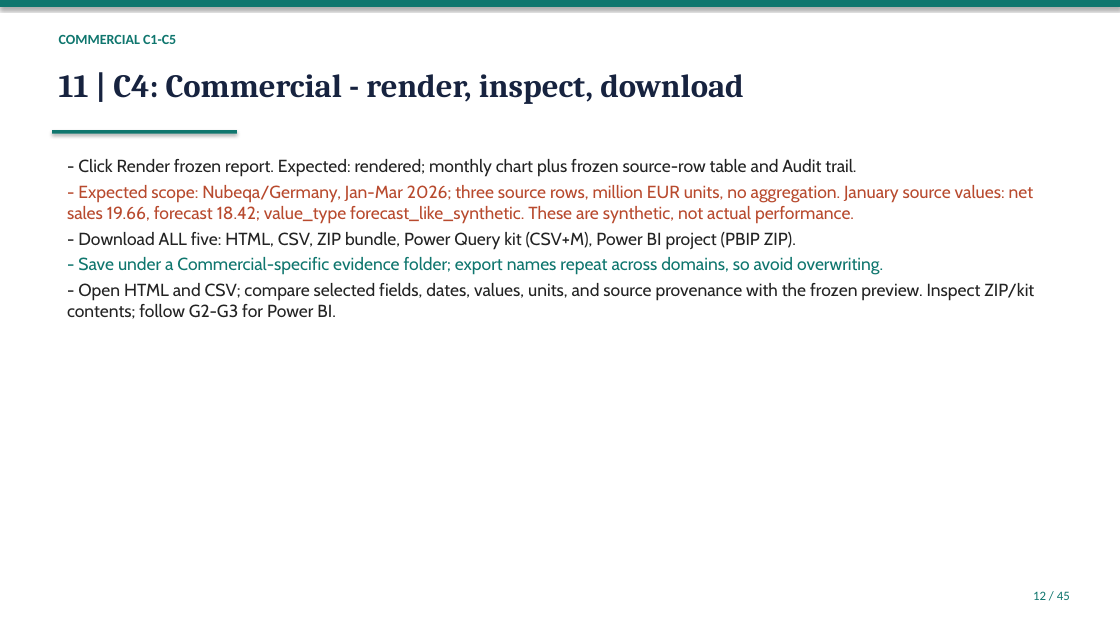
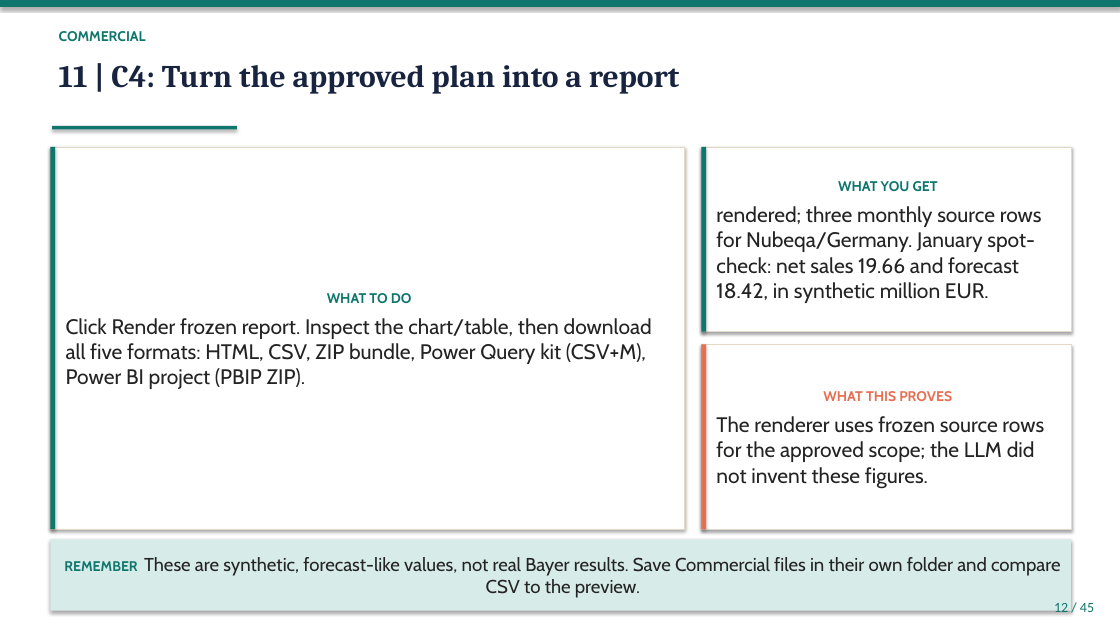
Before and after one commit to Princeadhi123/Since-AI-Hackathon, a slide deck: slide 12 of docs/DEMO_SLIDES.pptx. Drawn at 1120x630 pixels with LibreOffice and Linux fonts; fonts in the diff are those of the drawing. Boxes give left, top, right and bottom in pixels: in the first picture for what was removed or moved away, otherwise in the second. Text is boxed around its words. In the diff, an @@ line names an element or a change of style, - is before the commit and + after.

```diff
--- a/docs/DEMO_SLIDES.pptx
+++ b/docs/DEMO_SLIDES.pptx
@@ text at <box>59,31,146,41</box>: text changed; font Calibri to Cabin @@
-COMMERCIAL C1-C5
+COMMERCIAL
@@ text at <box>59,65,680,94</box>: text changed; size 28 to 27 pt @@
-11 | C4: Commercial - render, inspect, download
+11 | C4: Turn the approved plan into a report
@@ rectangle "WHAT TO DO": place and size @@
-rectangle "WHAT TO DO" at <box>67,159,1034,319</box>
+rectangle "WHAT TO DO" at <box>50,147,685,529</box>
@@ rectangle "WHAT TO DO" at <box>50,147,685,529</box>: vertical alignment top to middle; fill none to #FFFFFF; outline none to #E3D9C6 0.75 pt; shadow on @@
@@ rectangle added at <box>50,147,55,529</box>, fill #0F766E @@
@@ rectangle: place and size @@
-rectangle at <box>52,130,237,134</box>
+rectangle at <box>52,126,237,129</box>
@@ rectangle added at <box>702,147,1071,332</box>, fill #FFFFFF, outline #E3D9C6 0.75 pt, 18 pt, text #232323 @@
+WHAT YOU GET
+rendered; three monthly source rows for Nubeqa/Germany. January spot-check: net sales 19.66 and forecast 18.42, in synthetic million EUR.
@@ rectangle added at <box>702,147,707,332</box>, fill #0F766E @@
@@ text in rectangle at <box>66,293,652,389</box>: text changed; size 15 to 18 pt @@
-- Click Render frozen report. Expected: rendered; monthly chart plus frozen source-row table and Audit trail.
-- Expected scope: Nubeqa/Germany, Jan-Mar 2026; three source rows, million EUR units, no aggregation. January source values: net sales 19.66, forecast 18.42; value_type forecast_like_synthetic. These are synthetic, not actual performance.
-- Download ALL five: HTML, CSV, ZIP bundle, Power Query kit (CSV+M), Power BI project (PBIP ZIP).
-- Save under a Commercial-specific evidence folder; export names repeat across domains, so avoid overwriting.
-- Open HTML and CSV; compare selected fields, dates, values, units, and source provenance with the frozen preview. Inspect ZIP/kit contents; follow G2-G3 for Power BI.
+WHAT TO DO
+Click Render frozen report. Inspect the chart/table, then download all five formats: HTML, CSV, ZIP bundle, Power Query kit (CSV+M), Power BI project (PBIP ZIP).
@@ rectangle added at <box>702,344,1071,529</box>, fill #FFFFFF, outline #E3D9C6 0.75 pt, 18 pt, text #232323 @@
+WHAT THIS PROVES
+The renderer uses frozen source rows for the approved scope; the LLM did not invent these figures.
@@ rectangle added at <box>702,344,707,529</box>, fill #E76F51 @@
@@ rectangle added at <box>50,539,1071,611</box>, fill #D7EBE8, 16 pt, text #232323 @@
+REMEMBER These are synthetic, forecast-like values, not real Bayer results. Save Commercial files in their own folder and compare CSV to the preview.
@@ text "12 / 45": place and size @@
-text "12 / 45" at <box>1033,591,1070,600</box>
+text "12 / 45" at <box>1054,603,1094,613</box>
@@ text "12 / 45" at <box>1054,603,1094,613</box>: size 11 to 12 pt @@
```
Also in this commit, not shown: 26 other slides changed, 18 slides added, 18 slides removed, 7 other files.
